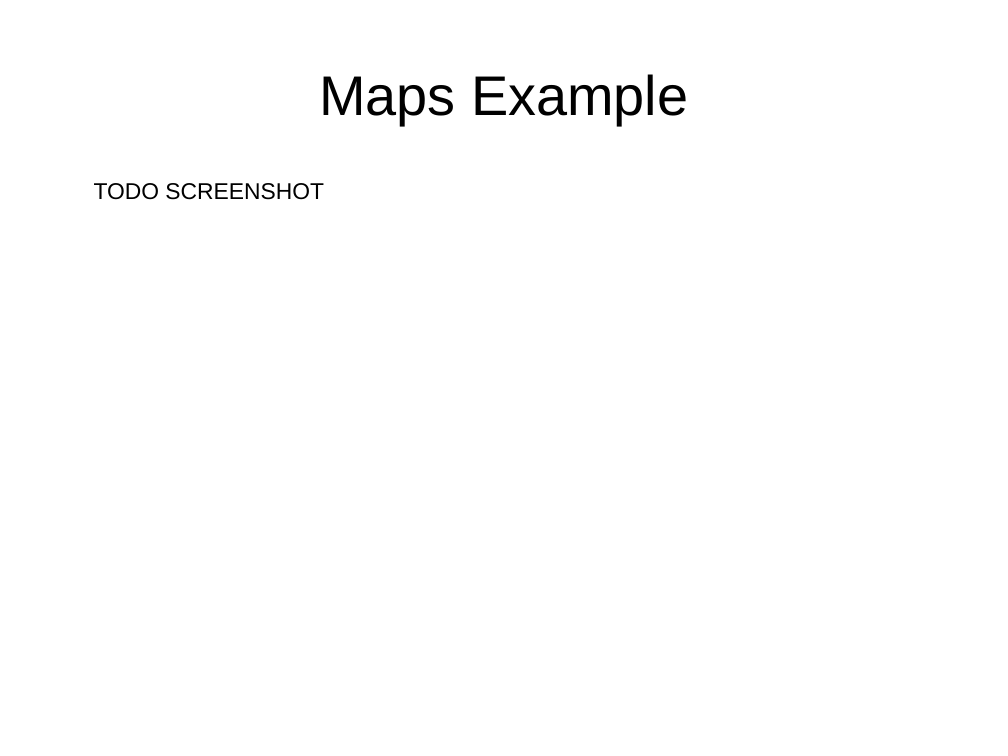
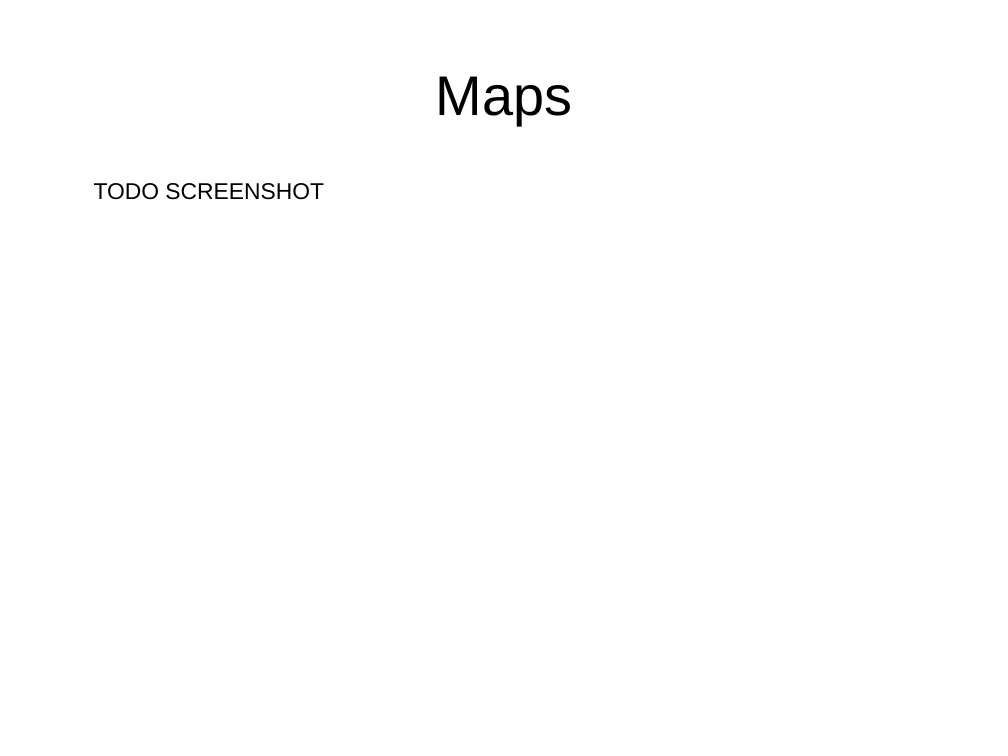
Before and after one commit to lmucs/playserengeti, a slide deck: slide 16 of serengeti/src/site/serengeti.odp (slide 17 before the commit). Drawn at 1008x756 pixels with LibreOffice and Linux fonts; fonts in the diff are those of the drawing. Boxes give left, top, right and bottom in pixels: in the first picture for what was removed or moved away, otherwise in the second. Text is boxed around its words. In the diff, an @@ line names an element or a change of style, - is before the commit and + after.

```diff
--- a/serengeti/src/site/serengeti.odp
+++ b/serengeti/src/site/serengeti.odp
@@ title at <box>436,76,573,125</box>: text changed @@
-Maps Example
+Maps
```
Also in this commit, not shown: 8 other slides changed, 7 slides added, 8 slides removed.
